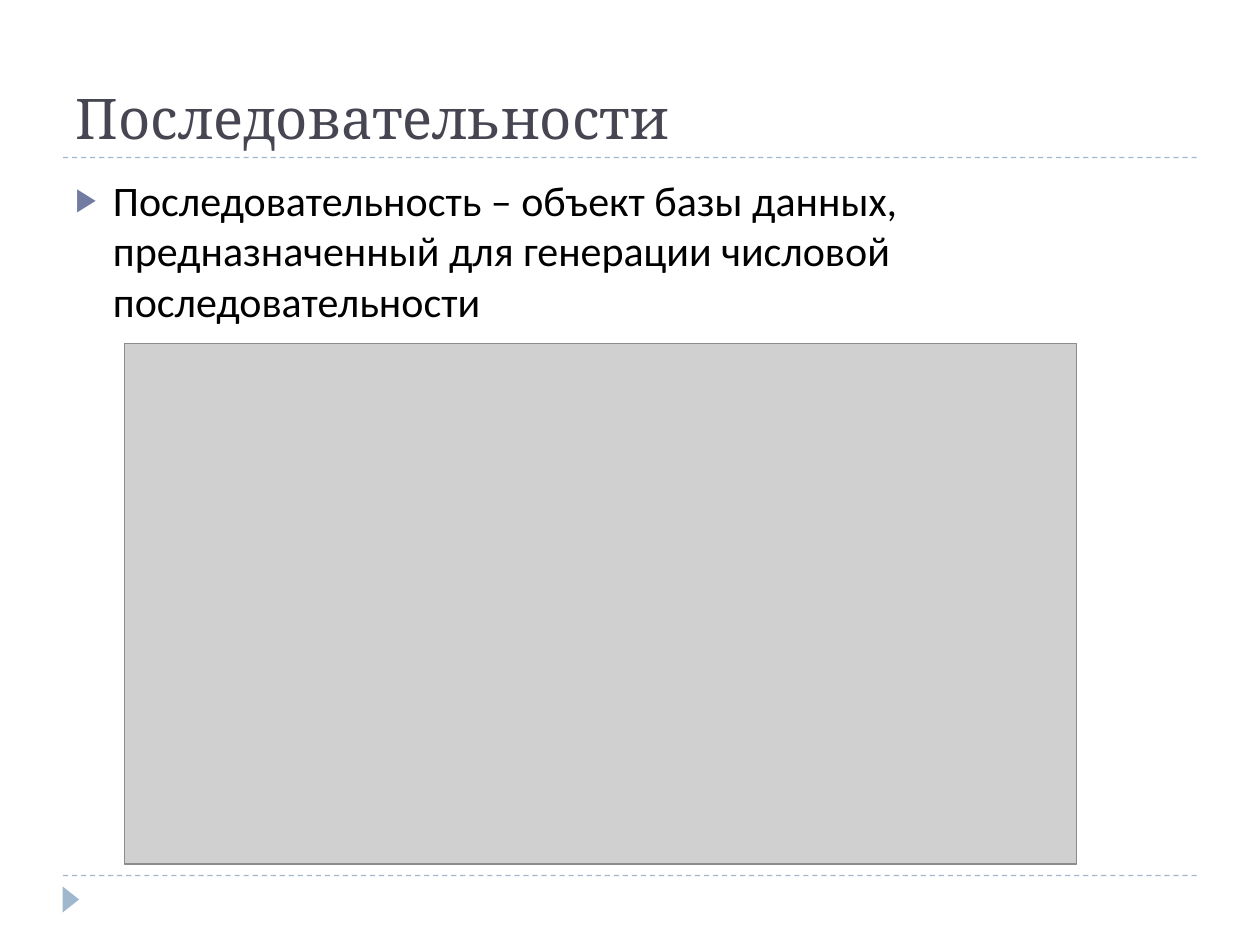
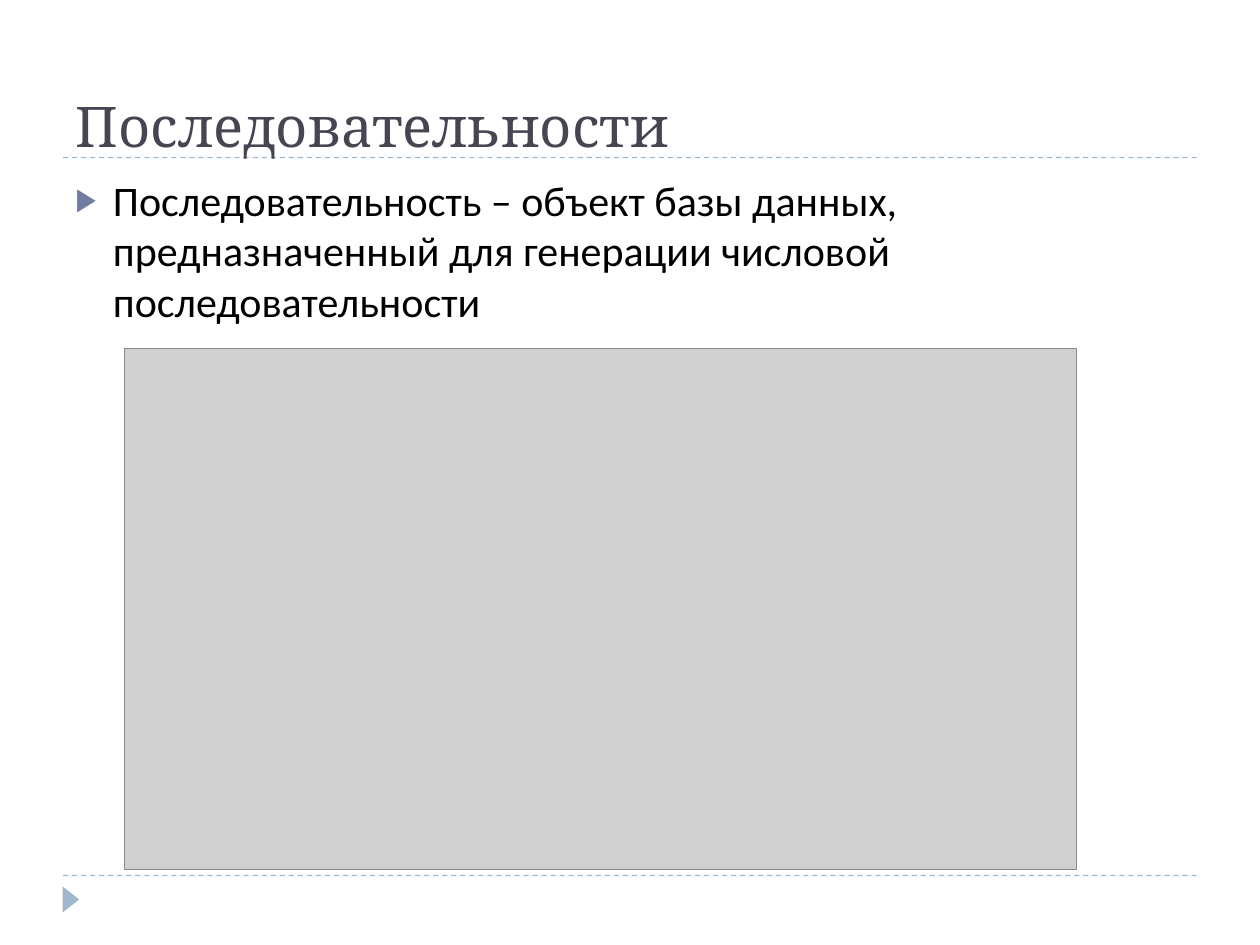
Before and after one commit to Manmadeeers/5sem, a slide deck: slide 39 of DB/Lections/Lection_8.ppt. Drawn at 1260x945 pixels with LibreOffice and Linux fonts; fonts in the diff are those of the drawing; grey boxes stand for pictures. Boxes give left, top, right and bottom in pixels: in the first picture for what was removed or moved away, otherwise in the second. Text is boxed around its words. In the diff, an @@ line names an element or a change of style, - is before the commit and + after.

```diff
--- a/DB/Lections/Lection_8.ppt
+++ b/DB/Lections/Lection_8.ppt
@@ title "Последовательности": place and size @@
-title "Последовательности" at [76, 99, 669, 151]
+title "Последовательности" at [76, 107, 669, 159]
@@ picture: place and size @@
-picture at [125, 344, 1077, 864]
+picture at [125, 349, 1077, 869]
```
Also in this commit, not shown: 1 slide removed, 2 other files.
